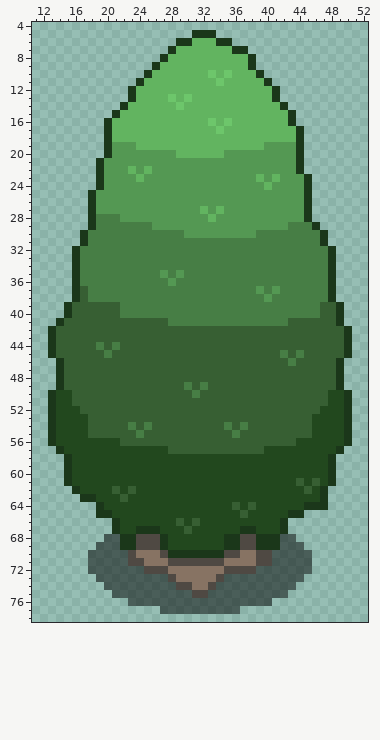
Pixel-art file: Assets/_Project/Art/Aseprite/World Assets/ASE Tree.aseprite. The first picture shows the starting point.
64x80 pixels, 1 frame. Shown: x 11..52, y 4..78.
The same view after the edit:
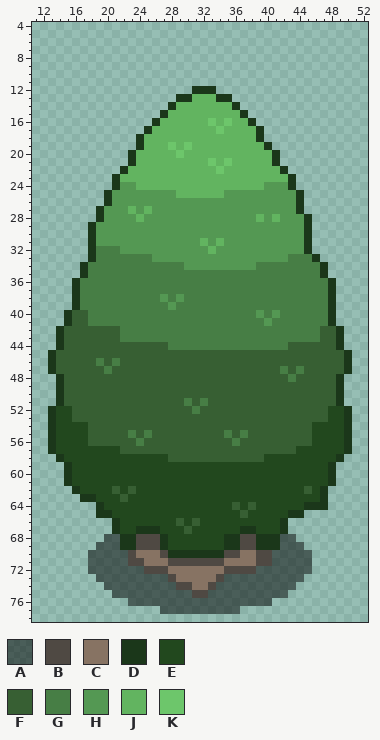
Palette (. is transparent): A #00000081  B #4f4943  C #877363  D #1b371a  E #22481e  F #375f33  G #477e45  H #549853  J #62b460  K #6dc66b
Author's note on the commit: Mine Moved and trees edited
Edits made:
Layer "Tree":
y 5: x 31..33 DDD -> ...
y 6: x 29..35 DDJJJDD -> .......
y 7: x 28..37 DJJJJJJJDD -> ..........
y 8: x 27..38 DJJJJJJJJJJD -> ............
y 9: x 26..38 DJJJJJJJJJJJD -> .............
y 10: x 25..39 DJJJJJJJKJKJJJD -> ...............
y 11: x 24..40 DJJJJJJJJJKJJJJJD -> .................
y 12: x 23..41 DJJJJJJJJJJJJJJJJJD -> ........DDD........
y 13: x 23..30 DJJJJKJK -> ......DD; x 34..41 JJJJJJJD -> DD......
y 14: x 22..29 DJJJJJJK -> ......DJ; x 36..42 JJJJJJD -> D......
y 15: x 21..27 DJJJJJJ -> ......D; x 37..43 JJJJJJD -> D......
y 16: x 20..26 DJJJJJJ -> ......D; x 38..43 JJJJJD -> D.....
y 17: x 20..25 DJJJJJ -> .....D; x 39..44 JJJJJD -> D.....
y 18: x 20..24 DJJJJ -> ....D; x 39..44 JJJJJD -> D.....
y 19: x 20..24 DHHHJ -> ....D; x 28 J -> K; x 30 J -> K; x 40..44 HHHHD -> D....
y 20: x 20..29 DHHHHHHHHJ -> ...DJJJJJK; x 35..44 HHHHHHHHHD -> JJJJJJD...
y 21: x 19..44 DHHHHHHHHHHHHHHHHHHHHHHHHD -> ....DJJJJJJJJJKJKJJJJJD...
y 22: x 19..22 DHHH -> ...D; x 24 H -> J; x 26..44 HHHHHHHHHHHHHHHHHHD -> JJJJJJJJKJJJJJJJD..
y 23: x 19..23 DHHHH -> ..DJJ; x 25..38 HHHHHHHHHHHHHH -> JJJJJJJJJJJJJJ; x 40 H -> J; x 42..45 HHHD -> JD..
y 24: x 19..21 DHH -> ..D; x 24..40 HHHHHHHHHHHHHHHHJ -> JJJJJJJJJJJJJJJJH; x 43..45 HHD -> D..
y 25: x 18..20 DHH -> ..D; x 29..34 HHHHHH -> JJJJJJ; x 44..45 HD -> D.
y 26: x 18..20 DHH -> ..D; x 44..45 HD -> D.
y 27: x 18..19 DH -> .D; x 23 H -> J; x 25 H -> J; x 32 J -> H; x 34 J -> H; x 44..45 HD -> D.
y 28: x 18..21 DGGG -> .DHH; x 24 H -> J; x 33 J -> H; x 39 H -> J; x 41 H -> J
y 29: x 19..25 GGGGGGG -> HHHHHHH; x 43..46 GGGD -> HHD.
y 30: x 17..29 DGGGGGGGGGGGG -> .DHHHHHHHHHHH; x 39..47 GGGGGGGGD -> HHHHHHD..
y 31: x 17..47 DGGGGGGGGGGGGGGGGGGGGGGGGGGGGGD -> .DHHHHHHHHHHHHHJHJHHHHHHHHHHD..
y 32: x 16..18 DGG -> ..D; x 22..48 GGGGGGGGGGGGGGGGGGGGGGGGGGD -> HHHHHHHHHHHJHHHHHHHHHHHD...
y 33: x 16..18 DGG -> ..D; x 26..42 GGGGGGGGGGGGGGGGG -> HHHHHHHHHHHHHHHHH; x 46..48 GGD -> D..
y 34: x 16..17 DG -> .D; x 30..38 GGGGGGGGG -> HHHHHHHHH; x 47..48 GD -> D.
y 35: x 16..17 DG -> .D; x 27 H -> G; x 29 H -> G; x 47..48 GD -> D.
y 36: x 28 H -> G
y 37: x 17 F -> G; x 39 H -> G; x 41 H -> G
y 38: x 17 F -> G; x 27 G -> H; x 29 G -> H; x 40 H -> G
y 39: x 15..21 DFFFFFF -> .DGGGGG; x 28 G -> H; x 47..49 FFD -> GD.
y 40: x 18..21 FFFF -> GGGG; x 39 G -> H; x 41 G -> H; x 47..49 FFD -> GD.
y 41: x 14..15 DF -> .D; x 18..27 FFFFFFFFFF -> GGGGGGGGGG; x 40 G -> H; x 43..49 FFFFFFD -> GGGGGD.
y 42..43: x 13..14 DF -> .D; x 22..46 FFFFFFFFFFFFFFFFFFFFFFFFF -> GGGGGGGGGGGGGGGGGGGGGGGGG; x 49..50 FD -> D.
y 44: x 13..14 DF -> .D; x 19 G -> F; x 21 G -> F; x 28..42 FFFFFFFFFFFFFFF -> GGGGGGGGGGGGGGG; x 49..50 FD -> D.
y 45: x 20 G -> F; x 42 G -> F; x 44 G -> F
y 46: x 13..14 .D -> DF; x 19 F -> G; x 21 F -> G; x 43 G -> F; x 49..50 D. -> FD
y 47: x 13..14 .D -> DF; x 20 F -> G; x 42 F -> G; x 44 F -> G; x 49..50 D. -> FD
y 48: x 43 F -> G
y 49: x 30 G -> F; x 32 G -> F
y 50: x 13..15 DEE -> .DF; x 31 G -> F; x 48..50 EED -> FD.
y 51: x 13..15 DEE -> .DF; x 30 F -> G; x 32 F -> G; x 48..50 EED -> FD.
y 52: x 16 E -> F; x 31 F -> G; x 47 E -> F
y 53: x 16..17 EE -> FF; x 46..47 EE -> FF
y 54: x 23 G -> F; x 25 G -> F; x 35 G -> F; x 37 G -> F
y 55: x 23..25 FGF -> GFG; x 35..37 FGF -> GFG
y 56: x 18..21 EEEE -> FFFF; x 24 F -> G; x 36 F -> G; x 44..45 EE -> FF
y 57: x 13..14 .D -> DE; x 22..27 EEEEEE -> FFFFFF; x 40..43 EEEE -> FFFF; x 49..50 D. -> ED
y 58: x 14..15 .D -> DE; x 28..39 EEEEEEEEEEEE -> FFFFFFFFFFFF; x 48..49 D. -> ED
y 61: x 44 F -> E; x 46 F -> E
Pixel boxes of the changes (left, top, right, bottom) in both pictures:
changed: (48, 30, 352, 486)
